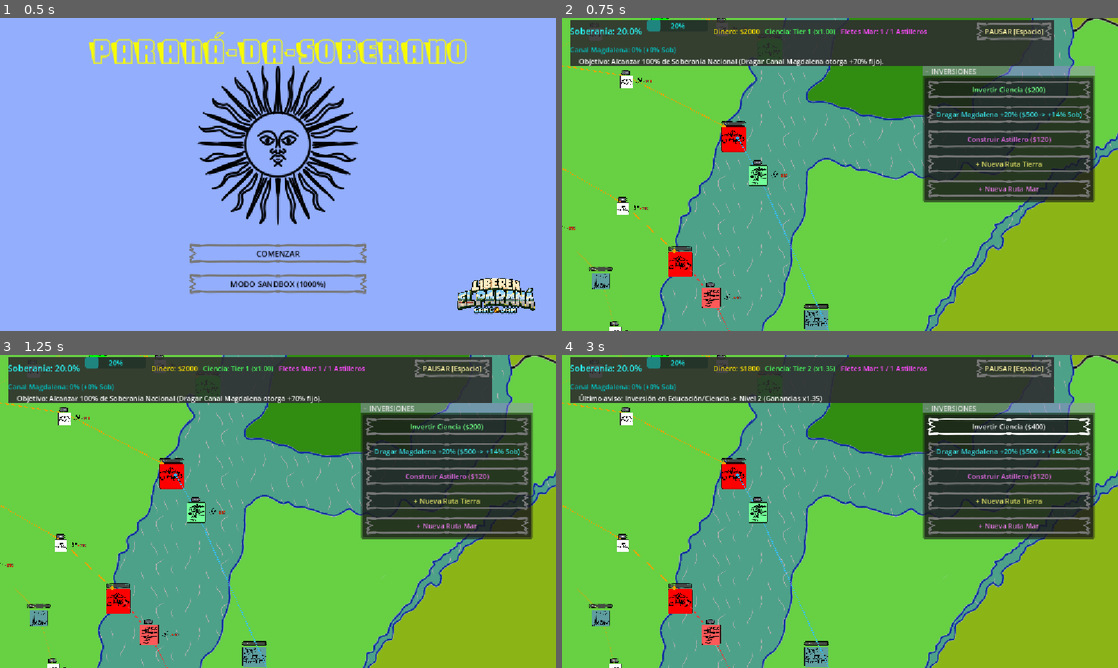
Above: before the commit, frames 1-4 (two rows, left to right).
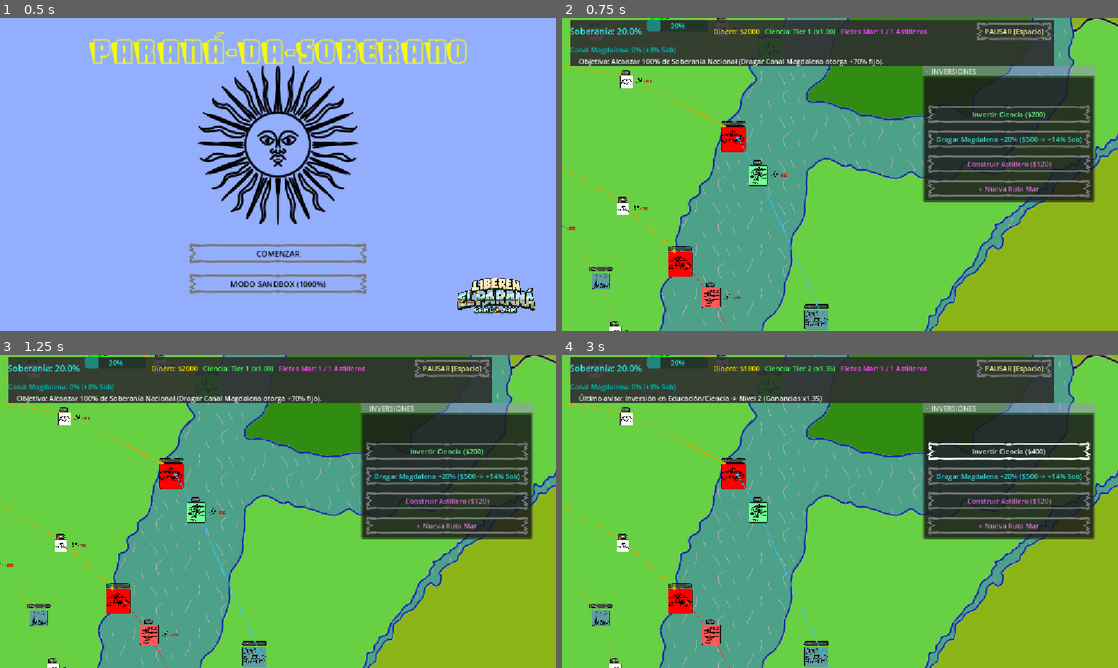
Above: after the commit, the same moments.

Repository: Jipilucas/Parana_jam_ctapo
Game: Godot game, scene res://prefabs/pantallas/Pantalla_inicio.tscn
Two runs of this game, one before a commit and one after it. Both use one fixed random seed, a clock stepped at 60 frames per second and the inputs below.
Inputs:
- Up to frame 1 (0.5 s): no input
- Up to frame 2 (0.75 s): click "COMENZAR" at 0.5 s
- Up to frame 3 (1.25 s): no input
- Up to frame 4 (3 s): click "PAUSAR [Espacio]" at 1.25 s; click "REANUDAR [Espacio]" at 2 s; click "Invertir Ciencia ($200)" at 2.75 s

Frame 1 is identical in both runs. In frame 2, 1.3% of the frame differs, in the area x 65-96%, y 19-48%; in frame 3, 1.3%; in frame 4, 1.8%.

Commit message:
carpetas

Diff:
--- a/parana-da-soberano/Gestores/UI/datos-felte.tscn
+++ b/parana-da-soberano/Gestores/UI/datos-felte.tscn
@@ -1,6 +1,6 @@
 [gd_scene format=3 uid="uid://bsofv2qtgrcml"]
 
-[ext_resource type="Script" uid="uid://b7ce7kjmsqnw0" path="res://Gestores/UI_Flete.gd" id="1_d8hxv"]
+[ext_resource type="Script" uid="uid://b7ce7kjmsqnw0" path="res://Gestores/UI/UI_Flete.gd" id="1_d8hxv"]
 [ext_resource type="StyleBox" uid="uid://dsfisq8yhhnik" path="res://Configs/Marco3Base/marco_3_base.tres" id="2_7psdi"]
 [ext_resource type="Texture2D" uid="uid://c8770c7dkbj75" path="res://Assets/UI-Assets/marco_1Solido.png" id="2_fkqap"]
 [ext_resource type="Texture2D" uid="uid://drcm71534rq3p" path="res://Assets/UI-Assets/marco_1.png" id="3_3ft07"]
--- a/parana-da-soberano/Gestores/UI/hud_principal.tscn
+++ b/parana-da-soberano/Gestores/UI/hud_principal.tscn
@@ -242,6 +242,7 @@
 text = "Construir Astillero ($120)"
 
 [node name="BtnRutaTierra" type="Button" parent="FoldableContainer/PanelContainer/Botones" unique_id=104476057]
+visible = false
 layout_mode = 2
 theme = ExtResource("2_esxmk")
 theme_override_colors/font_color = Color(0.8745098, 0.8745098, 0.39607844, 1)
Renamed: parana-da-soberano/Gestores/UI_Flete.gd -> parana-da-soberano/Gestores/UI/UI_Flete.gd
Renamed: parana-da-soberano/Gestores/UI_Flete.gd.uid -> parana-da-soberano/Gestores/UI/UI_Flete.gd.uid
